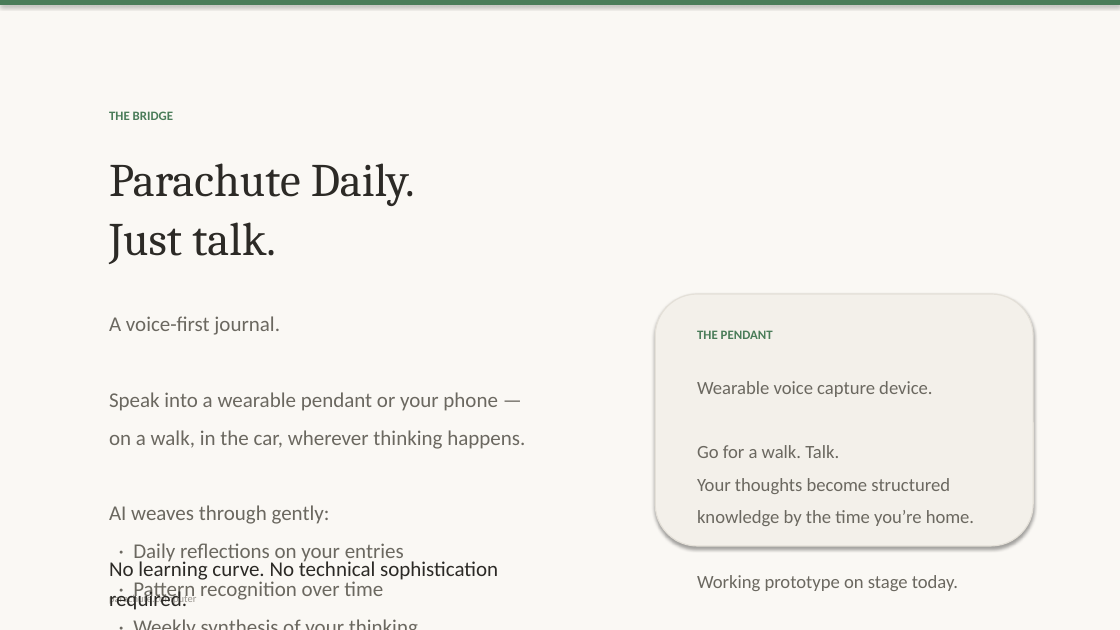
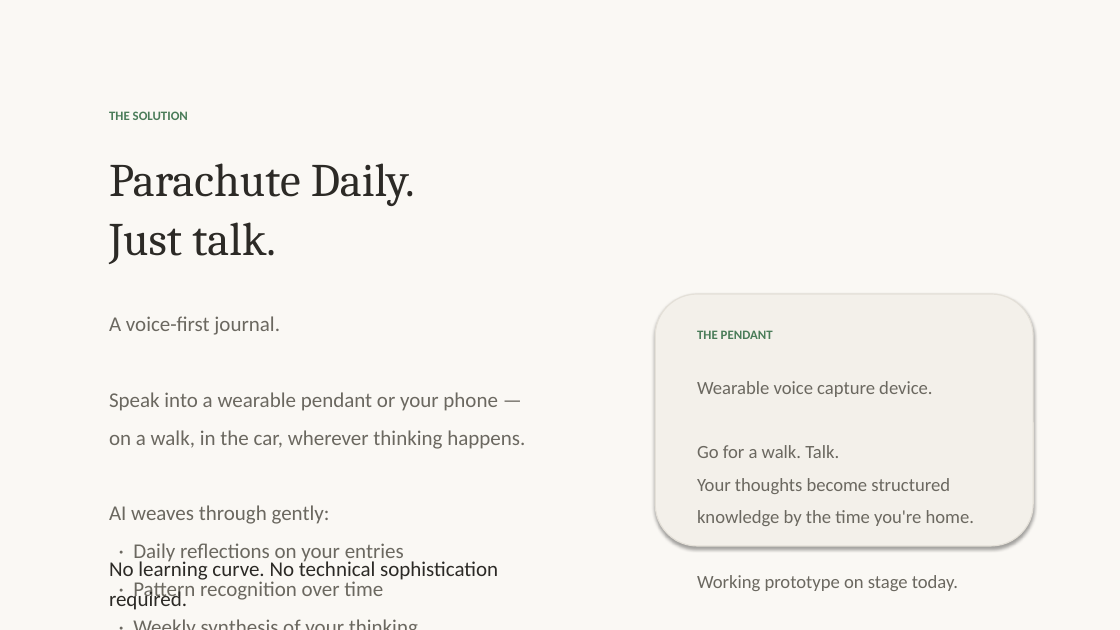
Before and after one commit to OpenParachutePBC/parachute-computer, a slide deck: slide 5 of nvc-pitch-deck.pptx (slide 4 before the commit). Drawn at 1120x630 pixels with LibreOffice and Linux fonts; fonts in the diff are those of the drawing. Boxes give left, top, right and bottom in pixels: in the first picture for what was removed or moved away, otherwise in the second. Text is boxed around its words. In the diff, an @@ line names an element or a change of style, - is before the commit and + after.

```diff
--- a/nvc-pitch-deck.pptx
+++ b/nvc-pitch-deck.pptx
@@ rectangle removed at (0, 0, 1120, 5) @@
@@ text at (109, 111, 188, 120): text changed @@
-THE BRIDGE
+THE SOLUTION
@@ text at (697, 381, 974, 591): text changed @@
-Wearable voice capture device.
-Go for a walk. Talk.
-Your thoughts become structured
-knowledge by the time you’re home.
-Working prototype on stage today.
+Wearable voice capture device.
+Go for a walk. Talk.
+Your thoughts become structured
+knowledge by the time you're home.
+Working prototype on stage today.
@@ text removed at (109, 594, 196, 606) @@
-parachute.computer
```
Also in this commit, not shown: 7 other slides changed, 3 slides added, 1 slide removed, 2 other files.
